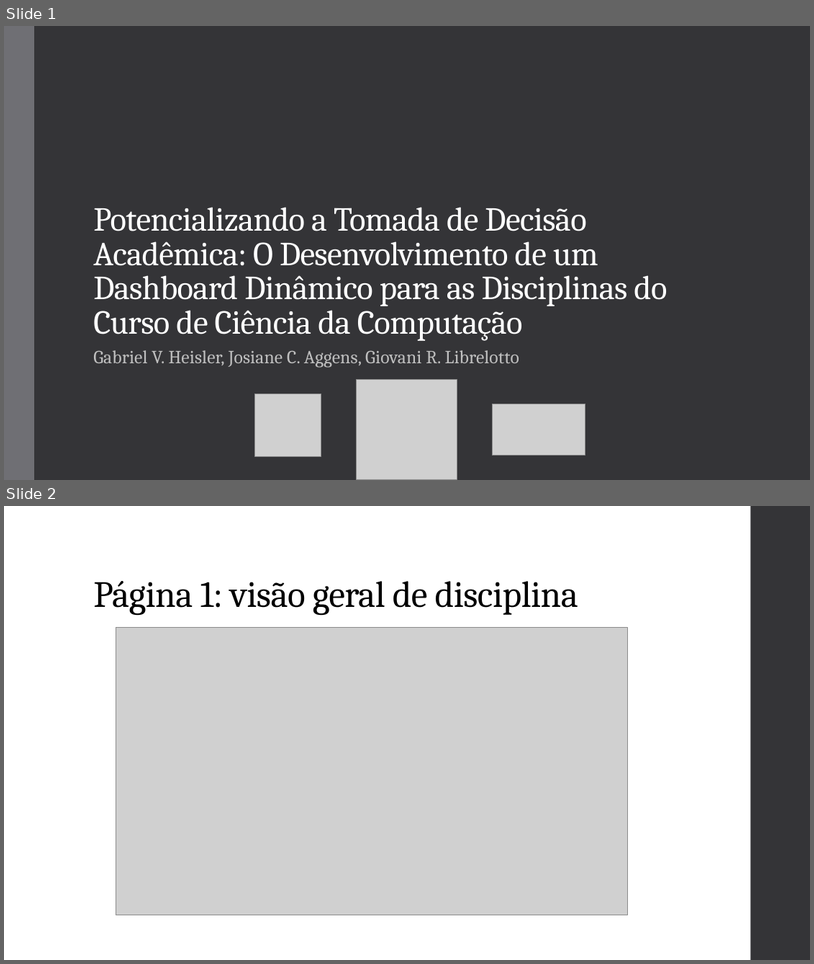
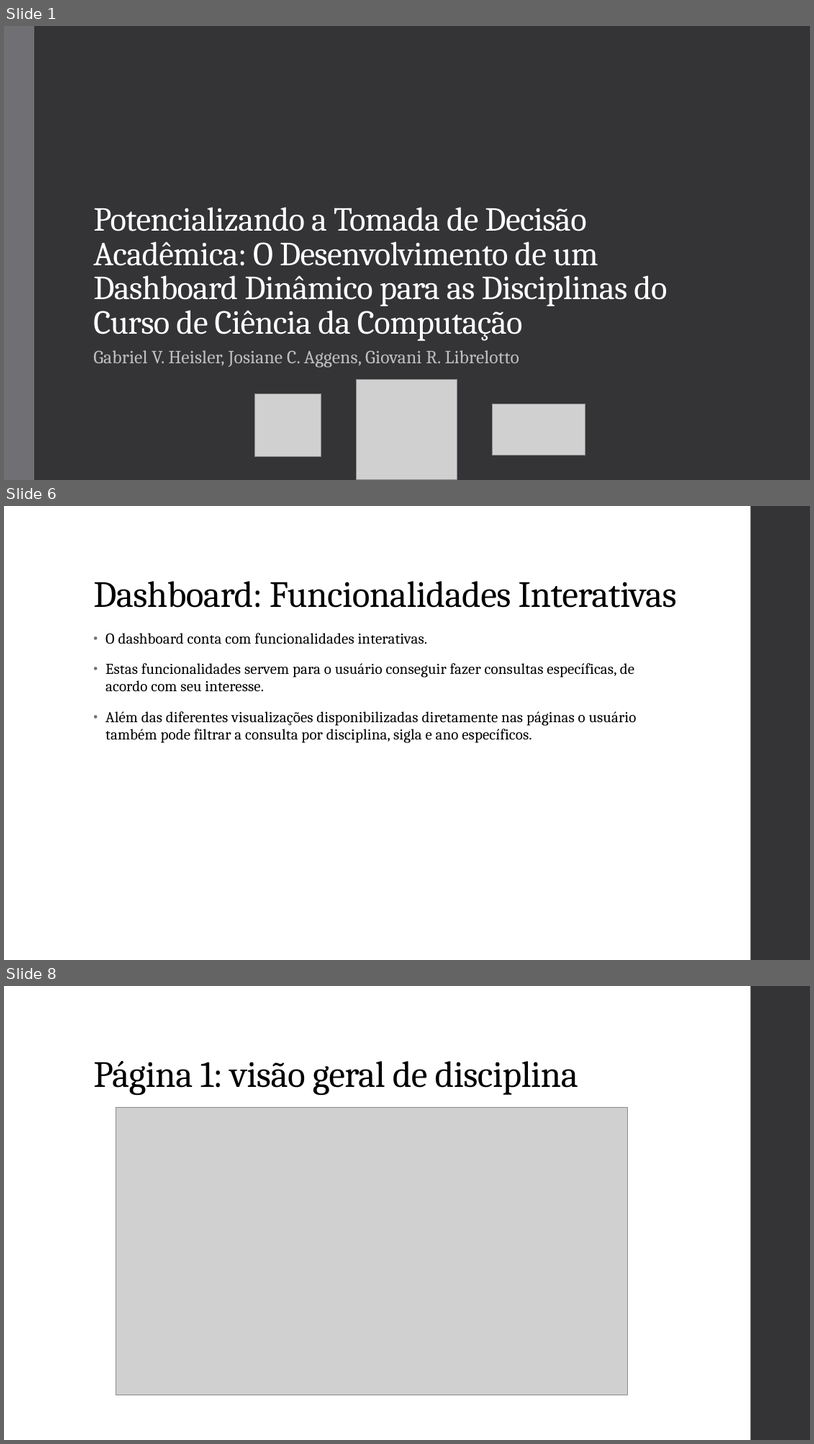
Before and after one commit to gvheisler/dashboard-disciplinas, a slide deck: presentation/presentation.pptx. Shown one above the other, each under a label of ours: slides 1 and 2 before the commit, slides 1, 6 and 8 after it; the slides between them are not shown. The pictures are 814x964 and 814x1444 pixels, drawn with LibreOffice and Linux fonts; fonts in the diff are those of the drawing; grey boxes stand for pictures. Boxes give left, top, right and bottom in pixels: in the first picture for what was removed or moved away, otherwise in the second. Text is boxed around its words. In the diff, an @@ line names an element or a change of style, - is before the commit and + after.

```diff
--- a/presentation/presentation.pptx
+++ b/presentation/presentation.pptx
@@ slide 6 added at (4,506,810,960), background #FFFFFF; not listed: 1 template element that a slide beside it also shows @@
@@ title added at (93,581,677,608), 44 pt, text #000000 @@
+Dashboard: Funcionalidades Interativas
@@ text added at (106,633,637,743), 18 pt, text #000000 @@
+• O dashboard conta com funcionalidades interativas.
+• Estas funcionalidades servem para o usuário conseguir fazer consultas específicas, de acordo com seu interesse.
+• Além das diferentes visualizações disponibilizadas diretamente nas páginas o usuário também pode filtrar a consulta por disciplina, sigla e ano específicos.
@@ what was slide 2 is now slide 8 @@
```
Also in this commit, not shown: 9 other slides added, 1 other file.
